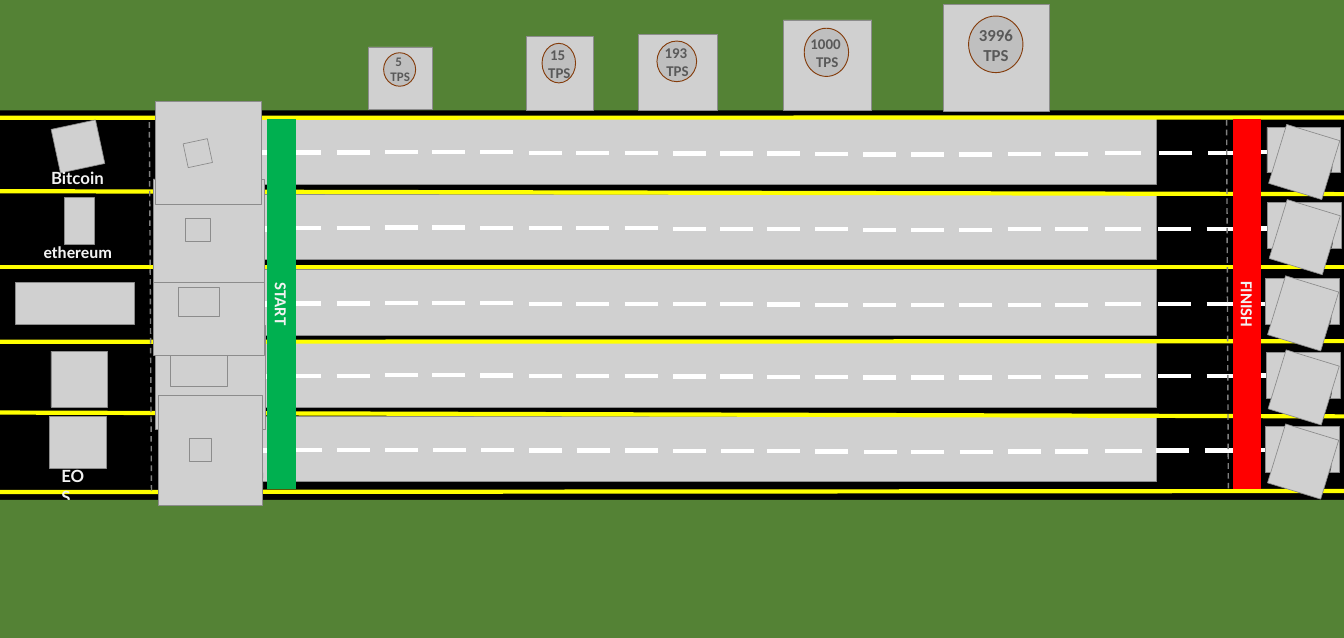
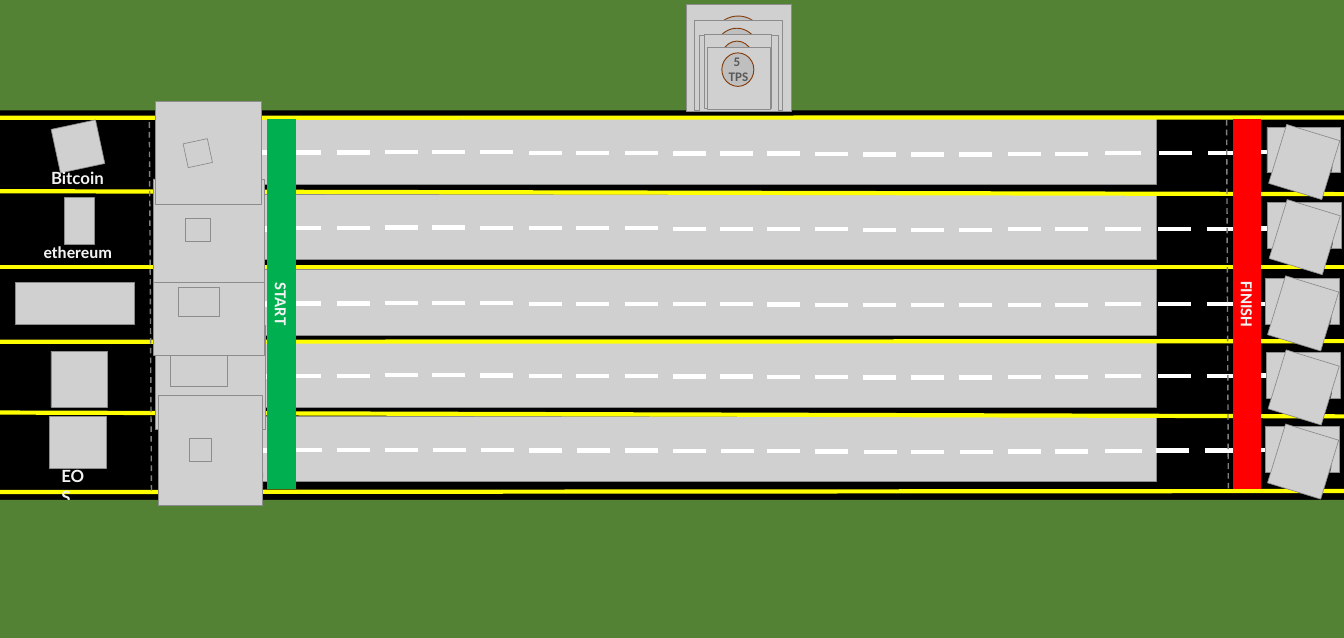
Before and after one commit to abhi3700/nft_creations_eosioovereth, a slide deck: slide 1 of design/01_racing/PPT.pptx. Drawn at 1344x638 pixels with LibreOffice and Linux fonts; fonts in the diff are those of the drawing; grey boxes stand for pictures. Boxes give left, top, right and bottom in pixels: in the first picture for what was removed or moved away, otherwise in the second. Text is boxed around its words. In the diff, an @@ line names an element or a change of style, - is before the commit and + after.

```diff
--- a/design/01_racing/PPT.pptx
+++ b/design/01_racing/PPT.pptx
@@ 1 picture, 1 text, 1 ellipse: place and size @@
-1 picture, 1 text, 1 ellipse at [943, 4, 1049, 112]
+1 picture, 1 text, 1 ellipse at [686, 4, 792, 112]
@@ 1 picture, 1 text, 1 ellipse: place and size @@
-1 picture, 1 text, 1 ellipse at [784, 20, 872, 110]
+1 picture, 1 text, 1 ellipse at [694, 20, 782, 110]
@@ ellipse removed at [657, 41, 697, 81] @@
@@ picture: place and size @@
-picture at [638, 34, 718, 110]
+picture at [699, 35, 778, 111]
@@ text "193": place and size @@
-text "193" at [665, 45, 688, 80]
+text "193" at [725, 46, 748, 80]
@@ picture: place and size @@
-picture at [526, 36, 593, 110]
+picture at [705, 34, 771, 108]
@@ text "15" rewrapped from [548, 50, 570, 82] to [726, 47, 751, 65] @@
@@ ellipse: place and size @@
-ellipse at [542, 44, 576, 83]
+ellipse at [720, 41, 754, 81]
@@ 1 picture, 1 text, 1 ellipse: place and size @@
-1 picture, 1 text, 1 ellipse at [369, 47, 433, 110]
+1 picture, 1 text, 1 ellipse at [707, 47, 771, 110]
```
Also in this commit, not shown: 1 slide removed.
